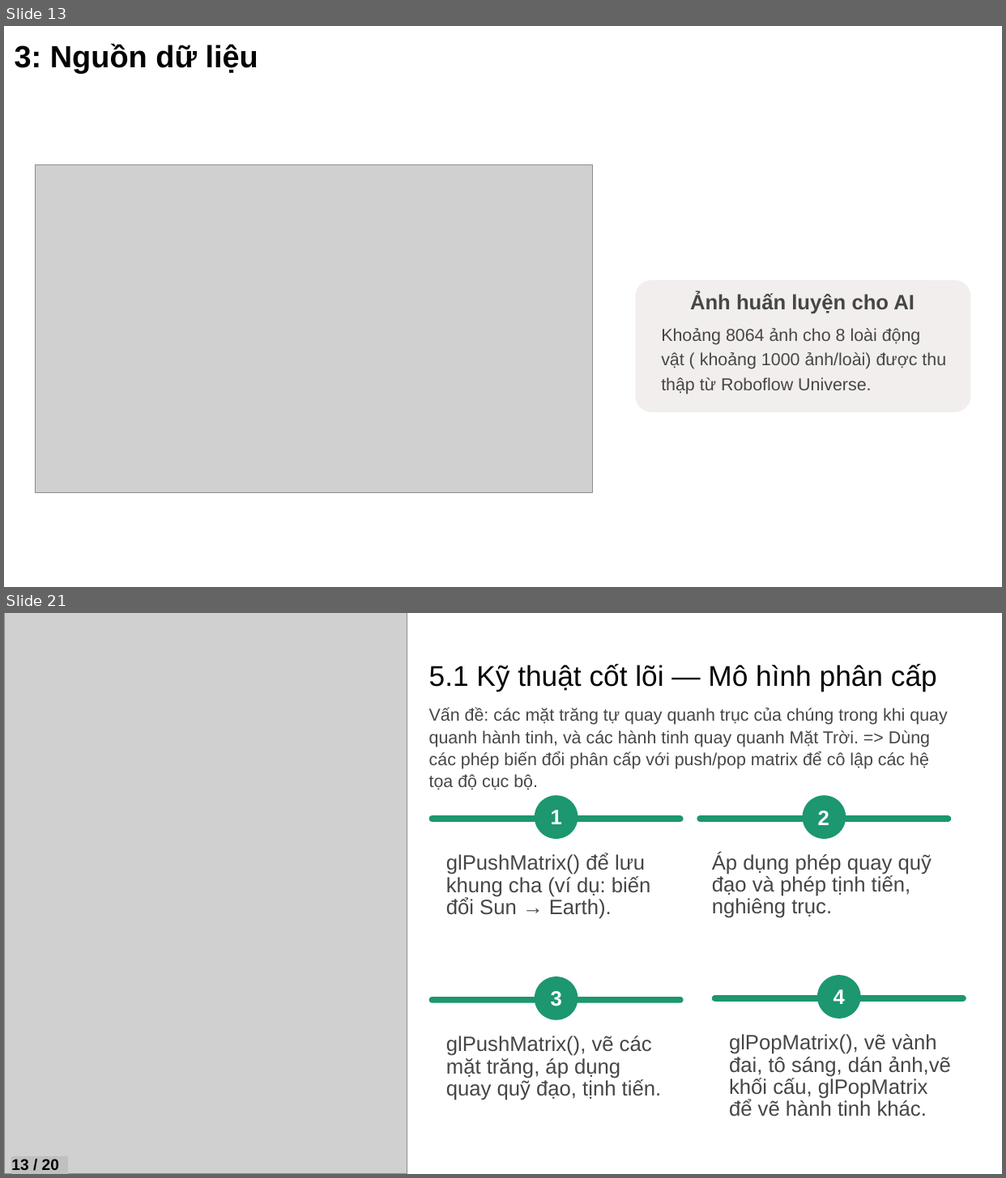
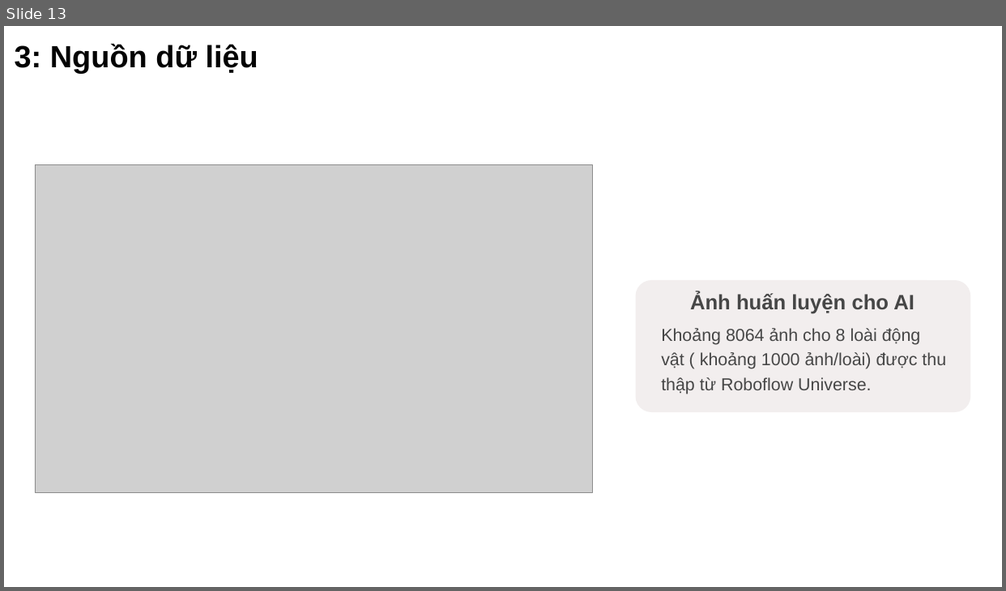
Before and after one commit to NguyenTAnh2005/IntelligentSystem_Vu_Hai_Anh, a slide deck: final_project/reports/Bao_Cao/baocao.pptx. Shown one above the other, each under a label of ours: slides 13 and 21 before the commit, slide 13 after it; the slides between them are not shown. The pictures are 1006x1178 and 1006x591 pixels, drawn with LibreOffice and Linux fonts; fonts in the diff are those of the drawing; grey boxes stand for pictures; background and template pictures are left out. Boxes give left, top, right and bottom in pixels: in the first picture for what was removed or moved away, otherwise in the second. Text is boxed around its words. In the diff, an @@ line names an element or a change of style, - is before the commit and + after.

```diff
--- a/final_project/reports/Bao_Cao/baocao.pptx
+++ b/final_project/reports/Bao_Cao/baocao.pptx
@@ slide 21 removed at (4,613,1002,1174), background #000000; not listed: 1 template element that a slide beside it also shows @@
@@ picture removed at (4,613,378,1174) @@
@@ picture removed at (5,613,407,1174) @@
@@ text removed at (429,664,937,692) @@
-5.1 Kỹ thuật cốt lõi — Mô hình phân cấp
@@ text removed at (429,707,947,790) @@
-Vấn đề: các mặt trăng tự quay quanh trục của chúng trong khi quay quanh hành tinh, và các hành tinh quay quanh Mặt Trời. => Dùng các phép biến đổi phân cấp với push/pop matrix để cô lập các hệ tọa độ cục bộ.
@@ rounded rectangle removed at (534,796,577,840) @@
@@ rounded rectangle removed at (803,796,846,840) @@
@@ rounded rectangle removed at (428,817,684,967) @@
@@ rounded rectangle removed at (428,815,684,822) @@
@@ text removed at (551,810,562,824) @@
-1
@@ rounded rectangle removed at (697,817,952,967) @@
@@ rounded rectangle removed at (697,815,952,822) @@
@@ text removed at (818,811,829,825) @@
-2
@@ text removed at (446,854,651,919) @@
-glPushMatrix() để lưu khung cha (ví dụ: biến đổi Sun → Earth).
@@ text removed at (712,853,931,918) @@
-Áp dụng phép quay quỹ đạo và phép tịnh tiến, nghiêng trục.
@@ rounded rectangle removed at (534,977,577,1020) @@
@@ rounded rectangle removed at (817,975,861,1019) @@
@@ rounded rectangle removed at (428,999,684,1148) @@
@@ rounded rectangle removed at (428,997,684,1003) @@
@@ text removed at (551,991,562,1007) @@
-3
@@ rounded rectangle removed at (712,997,966,1148) @@
@@ rounded rectangle removed at (712,995,966,1002) @@
@@ text removed at (833,990,845,1004) @@
-4
@@ text removed at (446,1036,661,1101) @@
-glPushMatrix(), vẽ các mặt trăng, áp dụng quay quỹ đạo, tịnh tiến.
@@ text removed at (729,1034,951,1117) @@
-glPopMatrix(), vẽ vành đai, tô sáng, dán ảnh,vẽ khối cấu, glPopMatrix để vẽ hành tinh khác.
@@ text removed at (11,1159,59,1170) @@
-13 / 20
```
Also in this commit, not shown: 7 slides changed, 27 slides added, 13 other slides removed, 2 other files.
